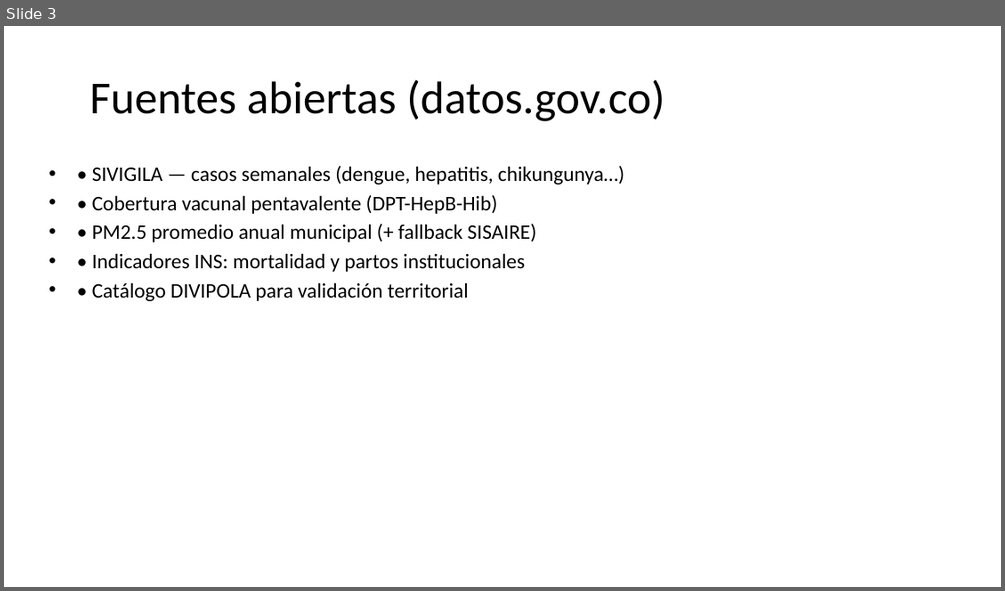
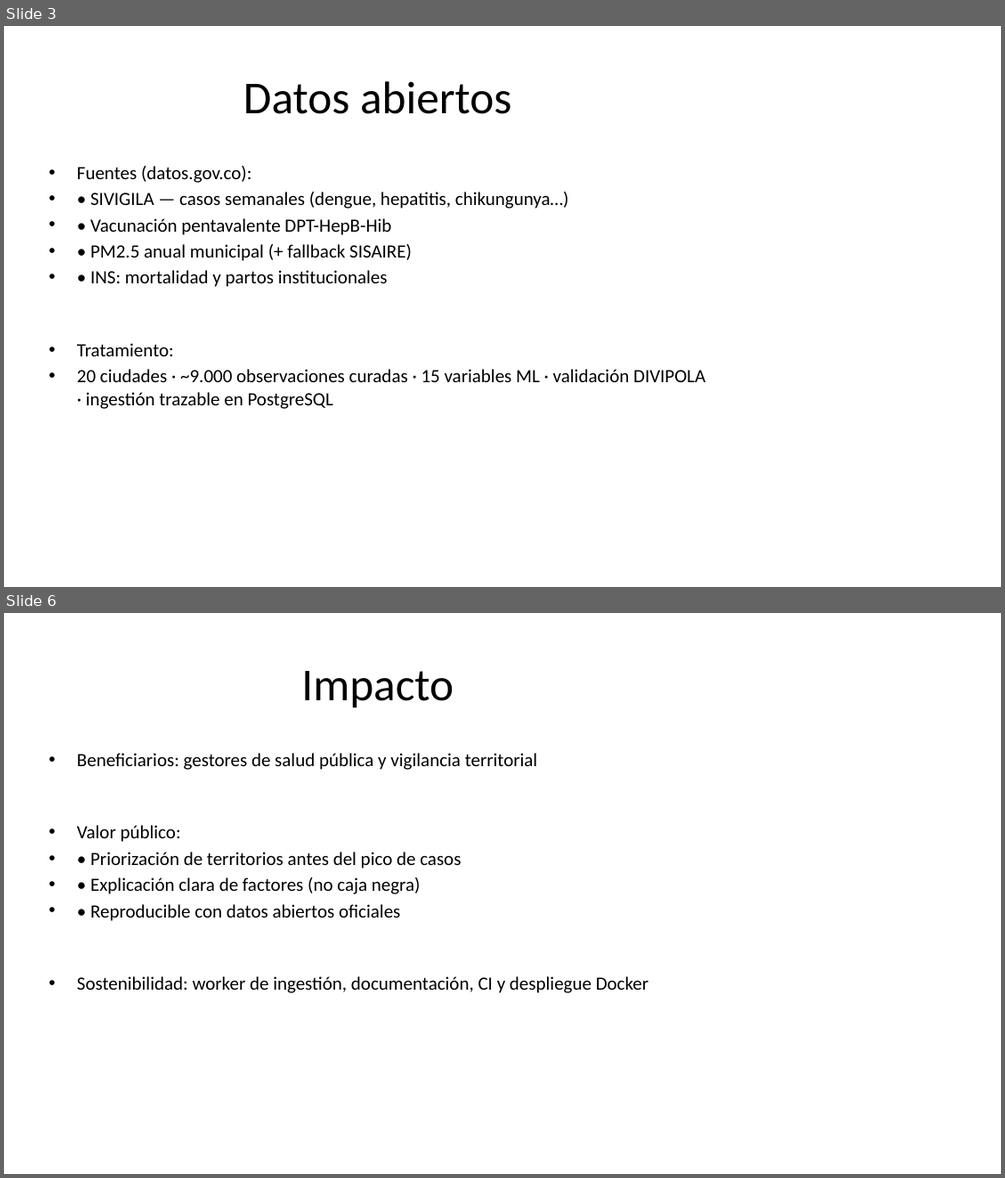
Before and after one commit to luisrapalino/concurso-datos-abiertos-colombia-2026, a slide deck: RECURSOS/Presentacion.pptx. Shown one above the other, each under a label of ours: slide 3 before the commit, slides 3 and 6 after it; the slides between them are not shown. The pictures are 1005x591 and 1005x1178 pixels, drawn with LibreOffice and Linux fonts; fonts in the diff are those of the drawing. Boxes give left, top, right and bottom in pixels: in the first picture for what was removed or moved away, otherwise in the second. Text is boxed around its words. In the diff, an @@ line names an element or a change of style, - is before the commit and + after.

```diff
--- a/RECURSOS/Presentacion.pptx
+++ b/RECURSOS/Presentacion.pptx
@@ slide 6 added at [4, 613, 1001, 1174], background #FFFFFF @@
@@ title added at [301, 671, 453, 708], 44 pt, text #000000 @@
+Impacto
@@ text added at [77, 753, 648, 993], 18 pt, text #000000 @@
+• Beneficiarios: gestores de salud pública y vigilancia territorial
+• Valor público:
+• • Priorización de territorios antes del pico de casos
+• • Explicación clara de factores (no caja negra)
+• • Reproducible con datos abiertos oficiales
+• Sostenibilidad: worker de ingestión, documentación, CI y despliegue Docker
@@ slide 3 changed as well @@
@@ title at [243, 81, 511, 114]: text changed @@
-Fuentes abiertas (datos.gov.co)
+Datos abiertos
@@ text at [77, 166, 251, 183]: paragraph added @@
+• Fuentes (datos.gov.co):
@@ text at [90, 192, 569, 208]: size 20 to 18 pt in "• SIVIGILA — casos semanales (dengue, hepatitis, ..." @@
@@ text at [77, 218, 705, 409]: text changed; size 20 to 18 pt @@
-• • Cobertura vacunal pentavalente (DPT-HepB-Hib)
-• • PM2.5 promedio anual municipal (+ fallback SISAIRE)
-• • Indicadores INS: mortalidad y partos institucionales
-• • Catálogo DIVIPOLA para validación territorial
+• • Vacunación pentavalente DPT-HepB-Hib
+• • PM2.5 anual municipal (+ fallback SISAIRE)
+• • INS: mortalidad y partos institucionales
+• Tratamiento:
+• 20 ciudades · ~9.000 observaciones curadas · 15 variables ML · validación DIVIPOLA · ingestión trazable en PostgreSQL
```
Also in this commit, not shown: 4 other slides changed, 2 other slides added, 3 slides removed, 3 other files.
